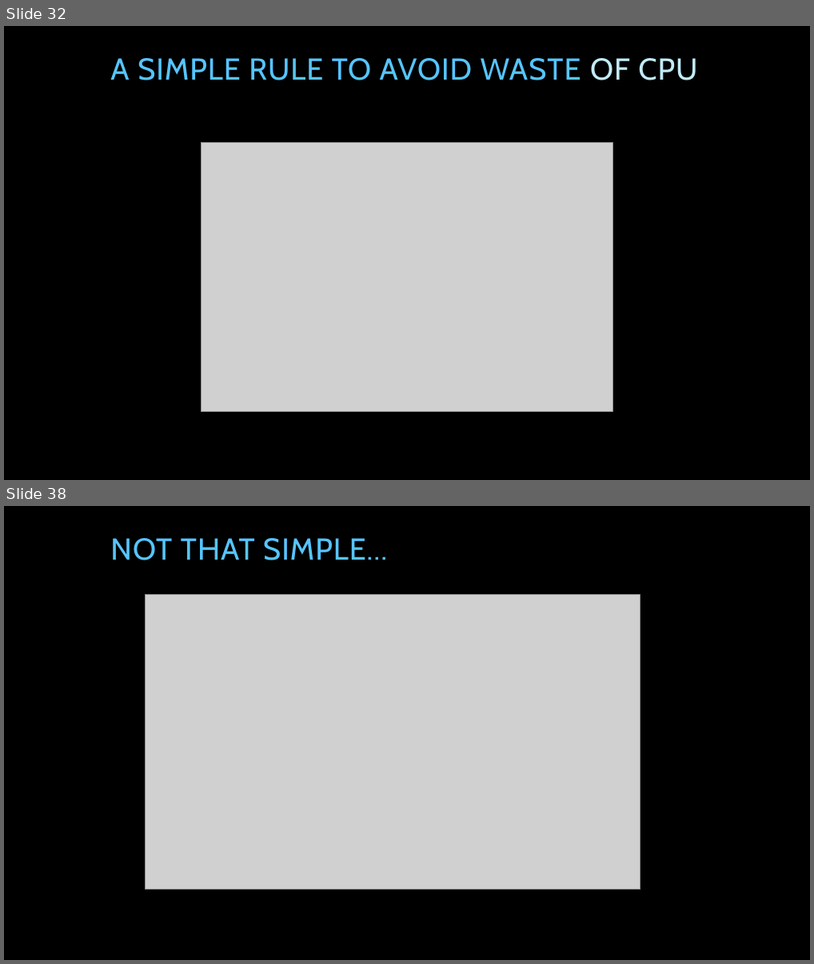
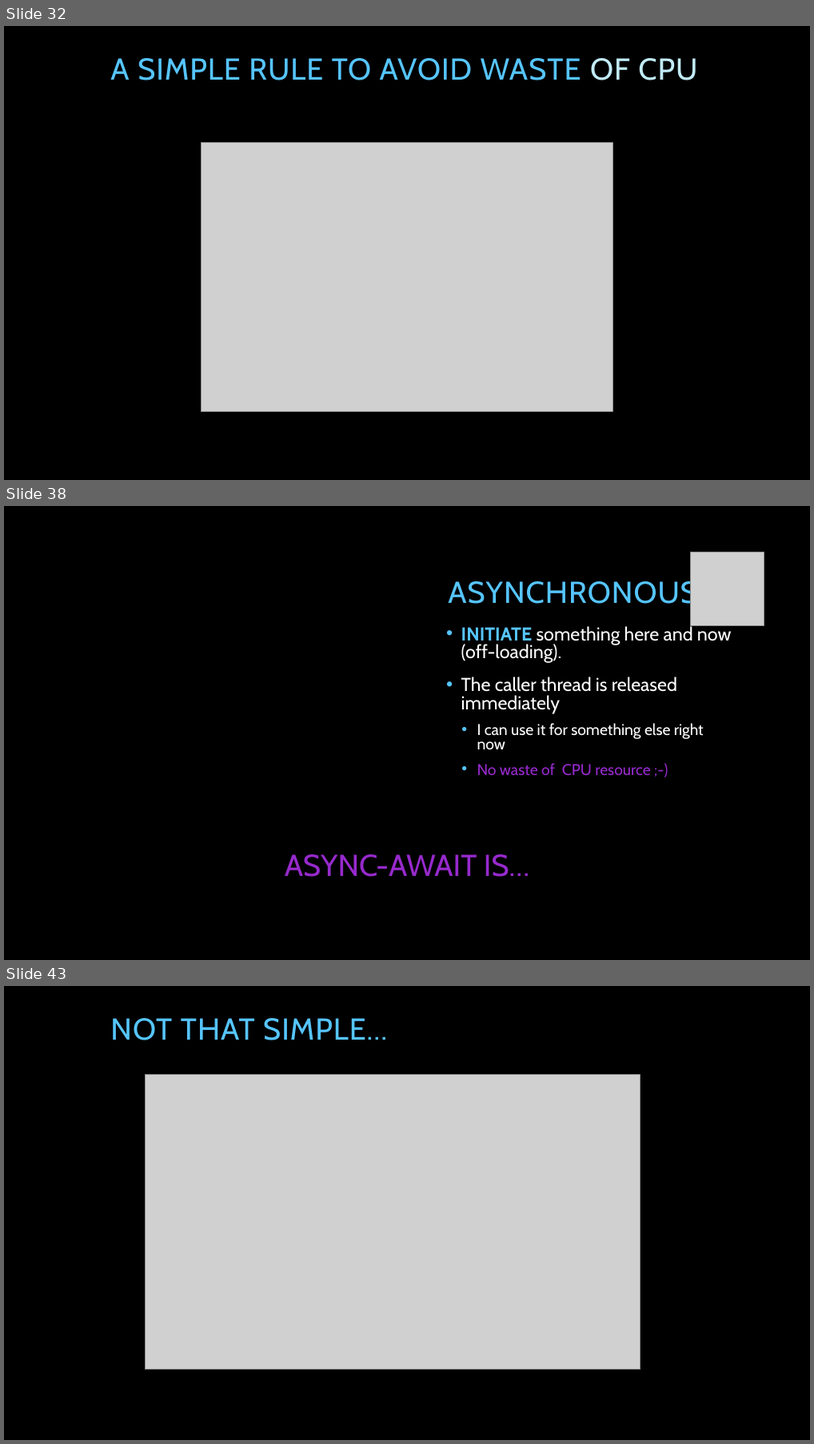
Before and after one commit to tpierrain/talk-AsyncAwait, a slide deck: AsyncAwait...ohWait.pptx. Shown one above the other, each under a label of ours: slides 32 and 38 before the commit, slides 32, 38 and 43 after it; the slides between them are not shown. The pictures are 814x964 and 814x1444 pixels, drawn with LibreOffice and Linux fonts; fonts in the diff are those of the drawing; grey boxes stand for pictures; background and template pictures are left out. Boxes give left, top, right and bottom in pixels: in the first picture for what was removed or moved away, otherwise in the second. Text is boxed around its words. In the diff, an @@ line names an element or a change of style, - is before the commit and + after.

```diff
--- a/AsyncAwait...ohWait.pptx
+++ b/AsyncAwait...ohWait.pptx
@@ slide 38 added at [4, 506, 810, 960], background picture (left out) @@
@@ picture added at [690, 552, 765, 626] @@
@@ text added at [448, 577, 698, 610], 36 pt, text #56C5FF @@
+ASYNCHRONOUS
@@ text added at [462, 624, 732, 776], 22.2 pt, text #FFFFFF @@
+• INITIATE something here and now (off-loading).
+• The caller thread is released immediately
+  • I can use it for something else right now
+  • No waste of CPU resource ;-)
@@ text added at [285, 854, 530, 876], 36 pt, text #972ACD @@
+ASYNC-AWAIT IS…
@@ what was slide 38 is now slide 43 @@
```
Also in this commit, not shown: 6 slides changed, 5 other slides added.
